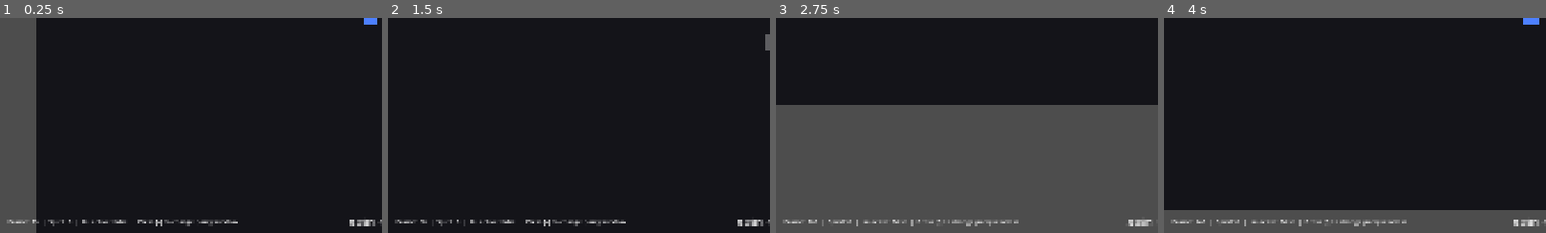
Above: before the commit, frames 1-4 (left to right).
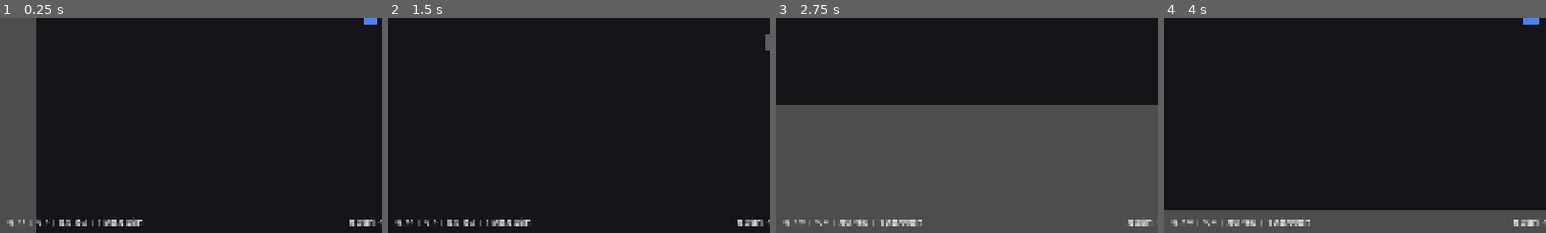
Above: after the commit, the same moments.

Repository: cyclonemagnum/claude_game_studios
Game: Godot game, scene res://main.tscn
Two runs of this game, one before a commit and one after it. Both use one fixed random seed, a clock stepped at 60 frames per second and the inputs below.
Inputs:
- Up to frame 1 (0.25 s): no input
- Up to frame 2 (1.5 s): hold D (move_right) 0.53-1.28 s; tap J (attack) at 0.6 s; hold S (move_down) from 1.28 s (still down); tap K (dodge) at 1.35 s
- Up to frame 3 (2.75 s): release S (move_down) at 2.03 s; hold D (move_right) from 2.03 s (still down); hold [ (parry_window_decrease) from 2.03 s (still down)
- Up to frame 4 (4 s): release D (move_right) at 2.78 s; release [ (parry_window_decrease) at 2.78 s; hold W (move_up) 2.78-3.53 s; tap ] (parry_window_increase) at 2.85 s; hold A (move_left) from 3.53 s (still down); tap L (special) at 3.6 s
The pictures show only the part of the screen within x 0-50%, y 50-100%; the shares and areas given below are measured in that part.

The runs differ from the first frame. In frame 1, 1.0% of the frame differs, in the area x 2-63%, y 93-97%; in frame 2, 1.0%; in frame 3, 1.0%, in the area x 2-64%, y 93-97%; in frame 4, 1.0%.

Commit message:
fix: 修正 debug 标签文案，[/] → [ ]，英文改中文
Co-Authored-By: Claude Opus 4.6 (1M context) <noreply@anthropic.com>

Diff:
--- a/prototypes/combat-feel/main.gd
+++ b/prototypes/combat-feel/main.gd
@@ -71,10 +71,10 @@
 
 	# Update debug label
 	var ls: Node = _player.get_long_sword()
-	var debug := "Frame: %d  |  Spirit: %d  |  Iai active: %s  |  Press [/] to change parry window" % [
+	var debug := "帧: %d  |  气: %d  |  見切: %s  |  [ ] 调整見切窗口" % [
 		_frame_count,
 		ls.get_spirit(),
-		str(ls.is_iai_active())
+		"激活中" if ls.is_iai_active() else "待机"
 	]
 	_hud.update_debug(debug)
 
